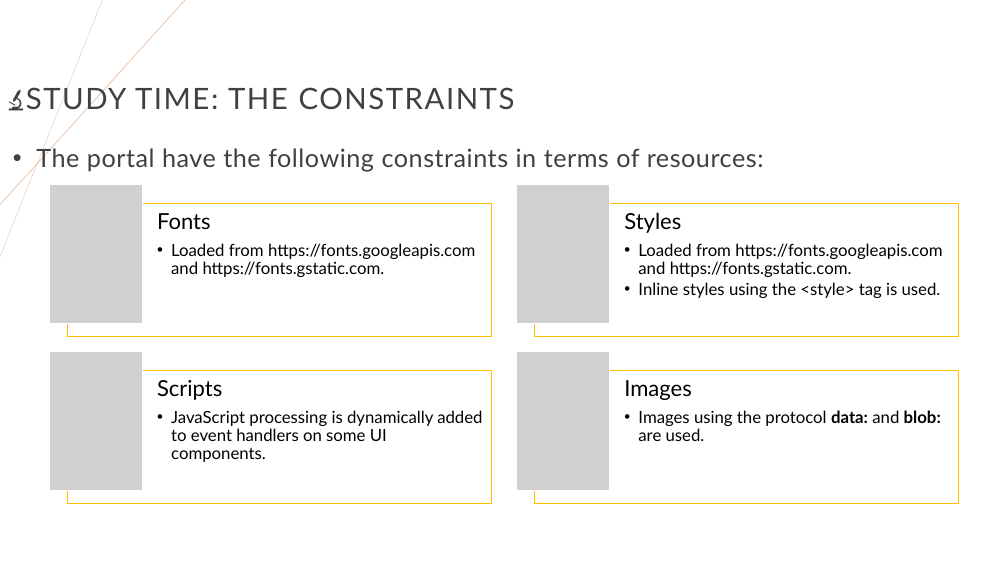
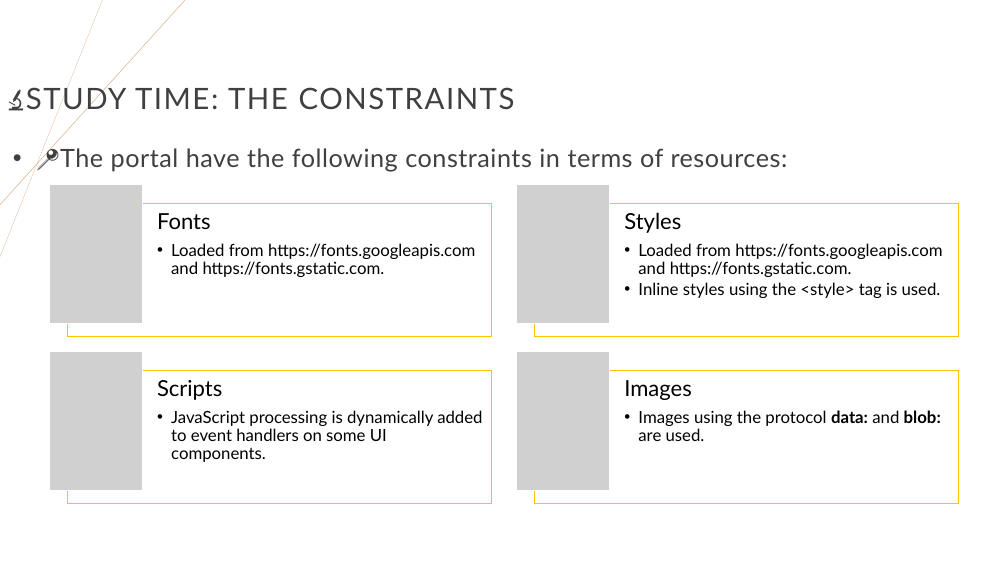
Before and after one commit to righettod/voxxeddays-lux-2024, a slide deck: slide 21 of presentation.pptx. Drawn at 1008x567 pixels with LibreOffice and Linux fonts; fonts in the diff are those of the drawing; grey boxes stand for pictures. Boxes give left, top, right and bottom in pixels: in the first picture for what was removed or moved away, otherwise in the second. Text is boxed around its words. In the diff, an @@ line names an element or a change of style, - is before the commit and + after.

```diff
--- a/presentation.pptx
+++ b/presentation.pptx
@@ text at box(60, 148, 788, 172): text changed @@
-• The portal have the following constraints in terms of resources:
+• 📍The portal have the following constraints in terms of resources:
```
Also in this commit, not shown: 31 other slides changed, 11 slides added, 1 other file.
